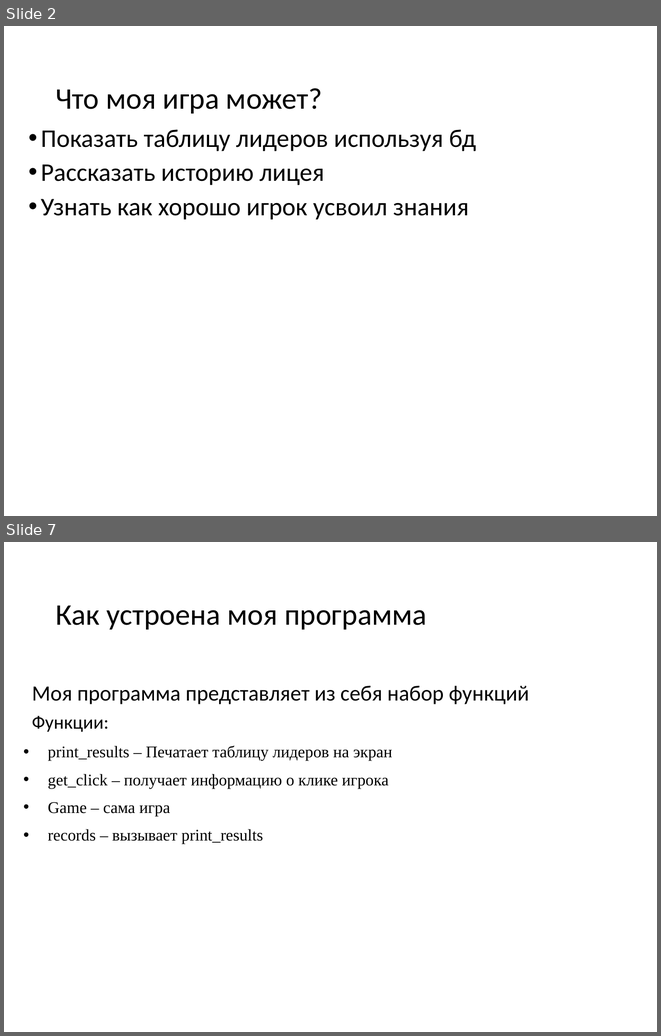
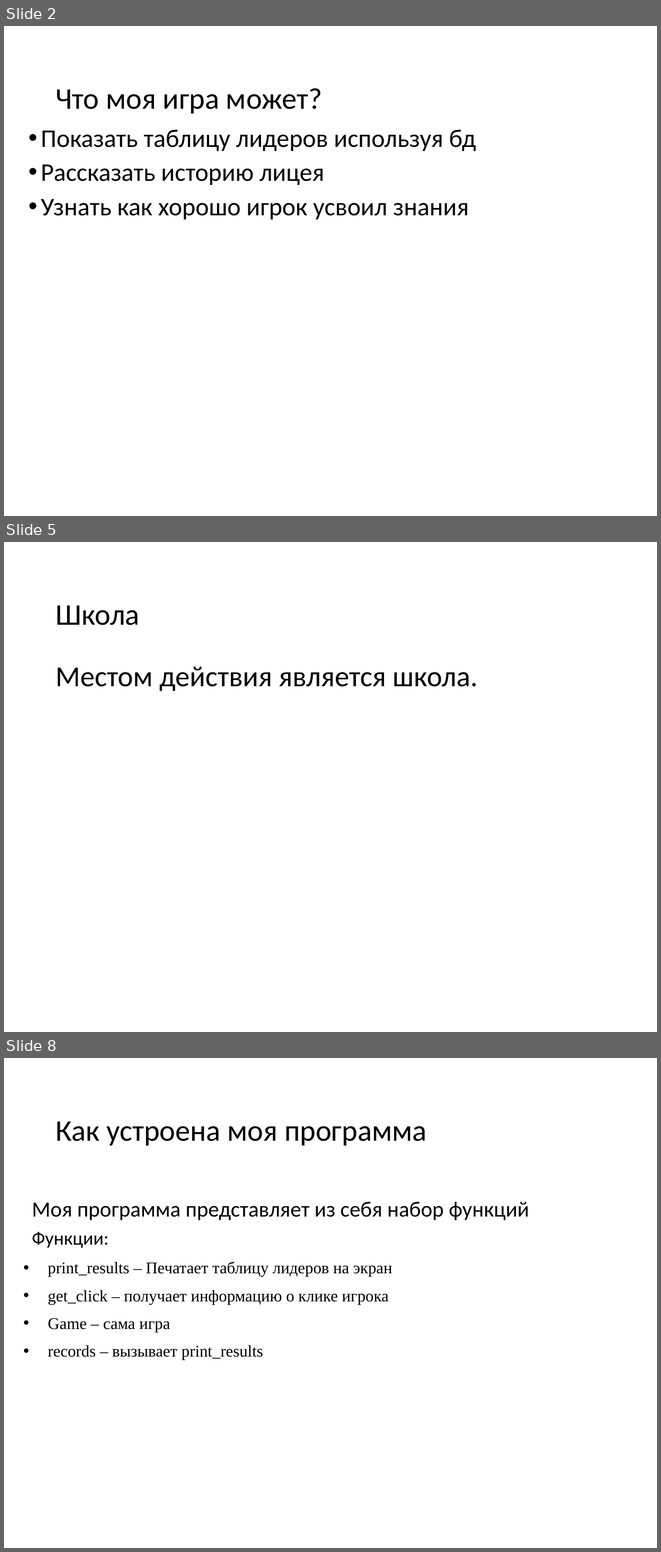
Before and after one commit to MegaPati/project, a slide deck: PresentationForProject.pptx. Shown one above the other, each under a label of ours: slides 2 and 7 before the commit, slides 2, 5 and 8 after it; the slides between them are not shown. The pictures are 661x1036 and 661x1552 pixels, drawn with LibreOffice and Linux fonts; fonts in the diff are those of the drawing. Boxes give left, top, right and bottom in pixels: in the first picture for what was removed or moved away, otherwise in the second. Text is boxed around its words. In the diff, an @@ line names an element or a change of style, - is before the commit and + after.

```diff
--- a/PresentationForProject.pptx
+++ b/PresentationForProject.pptx
@@ slide 5 added at (4,542,657,1032), background #FFFFFF @@
@@ title added at (55,605,140,625), 33 pt, text #000000 @@
+Школа
@@ text added at (55,667,477,691), 32 pt, text #000000 @@
+Местом действия является школа.
@@ what was slide 7 is now slide 8 @@
```
Also in this commit, not shown: 2 slides changed, 3 other slides added, 3 slides removed, 16 other files.
